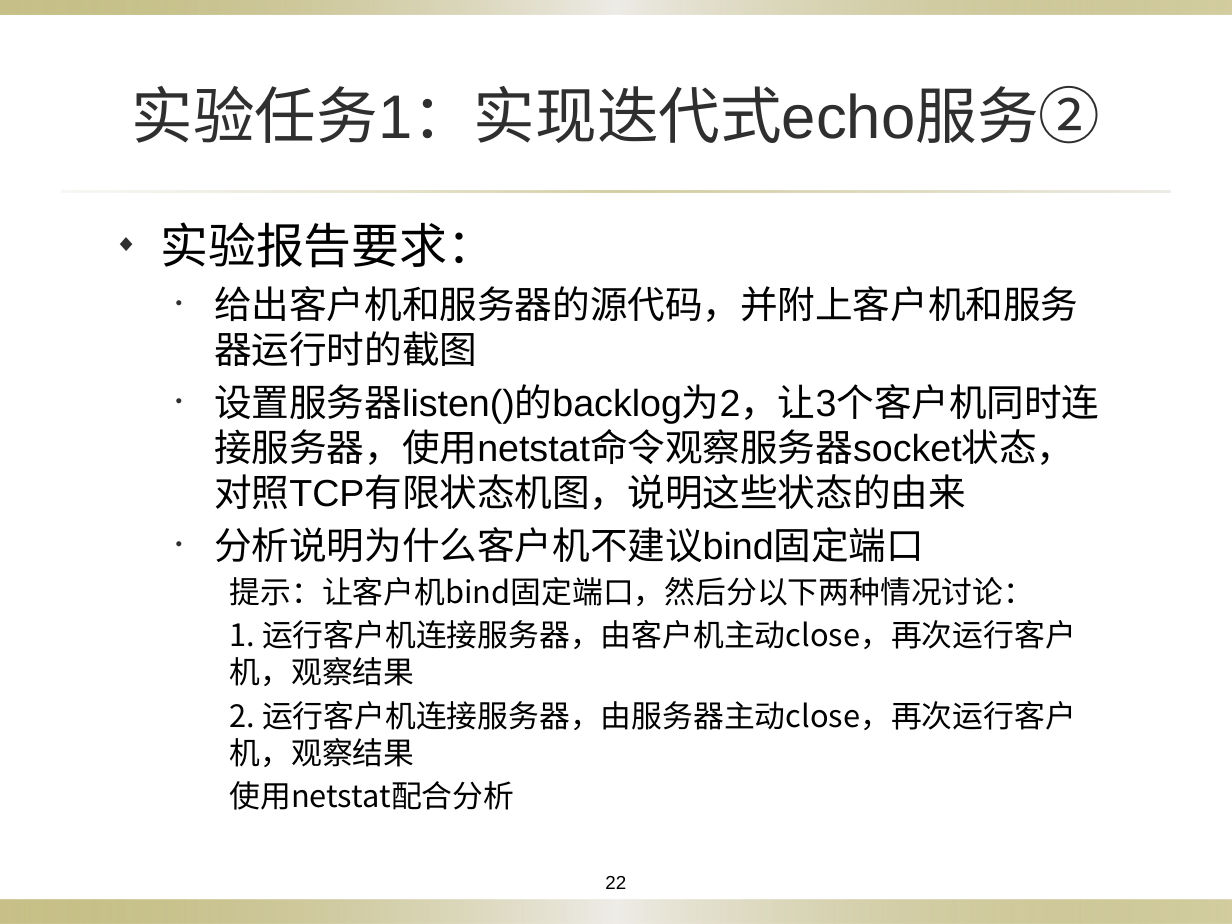
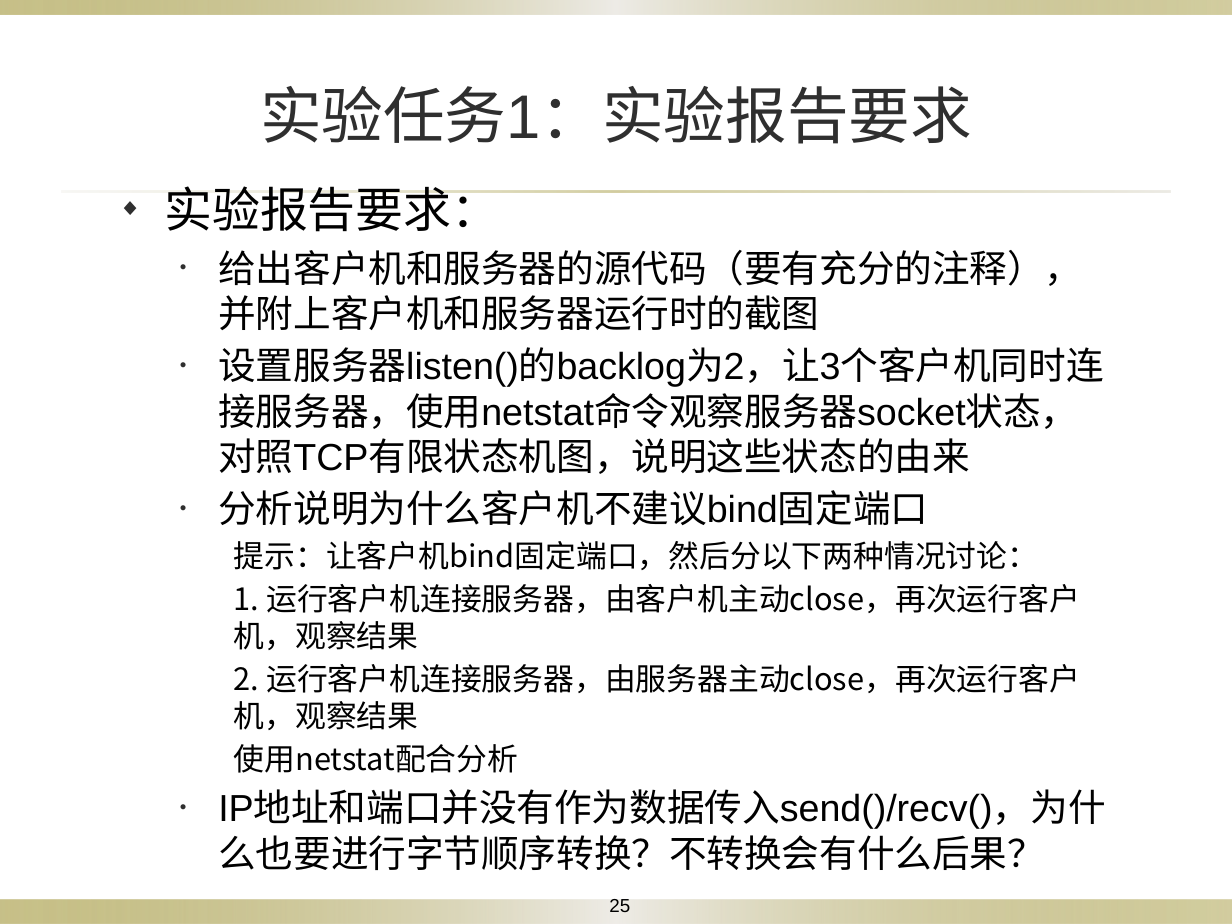
Before and after one commit to Otomadmt/NetCom_Course_Repo, a slide deck: slide 25 of Exp_3/socket通信程序设计.pptx (slide 22 before the commit). Drawn at 1232x924 pixels with LibreOffice and Linux fonts; fonts in the diff are those of the drawing; background and template pictures are left out. Boxes give left, top, right and bottom in pixels: in the first picture for what was removed or moved away, otherwise in the second. Text is boxed around its words. In the diff, an @@ line names an element or a change of style, - is before the commit and + after.

```diff
--- a/Exp_3/socket通信程序设计.pptx
+++ b/Exp_3/socket通信程序设计.pptx
@@ title at box(260, 86, 972, 144): text changed @@
-实验任务1：实现迭代式echo服务②
+实验任务1：实验报告要求
@@ text "实验报告要求：": place and size @@
-text "实验报告要求：" at box(160, 222, 1099, 810)
+text "实验报告要求：" at box(164, 186, 1105, 870)
@@ text at box(218, 250, 1082, 330): text changed @@
-  • 给出客户机和服务器的源代码，并附上客户机和服务器运行时的截图
+  • 给出客户机和服务器的源代码（要有充分的注释），并附上客户机和服务器运行时的截图
@@ text at box(218, 792, 1105, 870): paragraph added @@
+  • IP地址和端口并没有作为数据传入send()/recv()，为什么也要进行字节顺序转换？不转换会有什么后果？
@@ page number at box(609, 899, 630, 912): text changed @@
-22
+25
```
Also in this commit, not shown: 5 other slides changed, 3 slides added, 18 other files.
